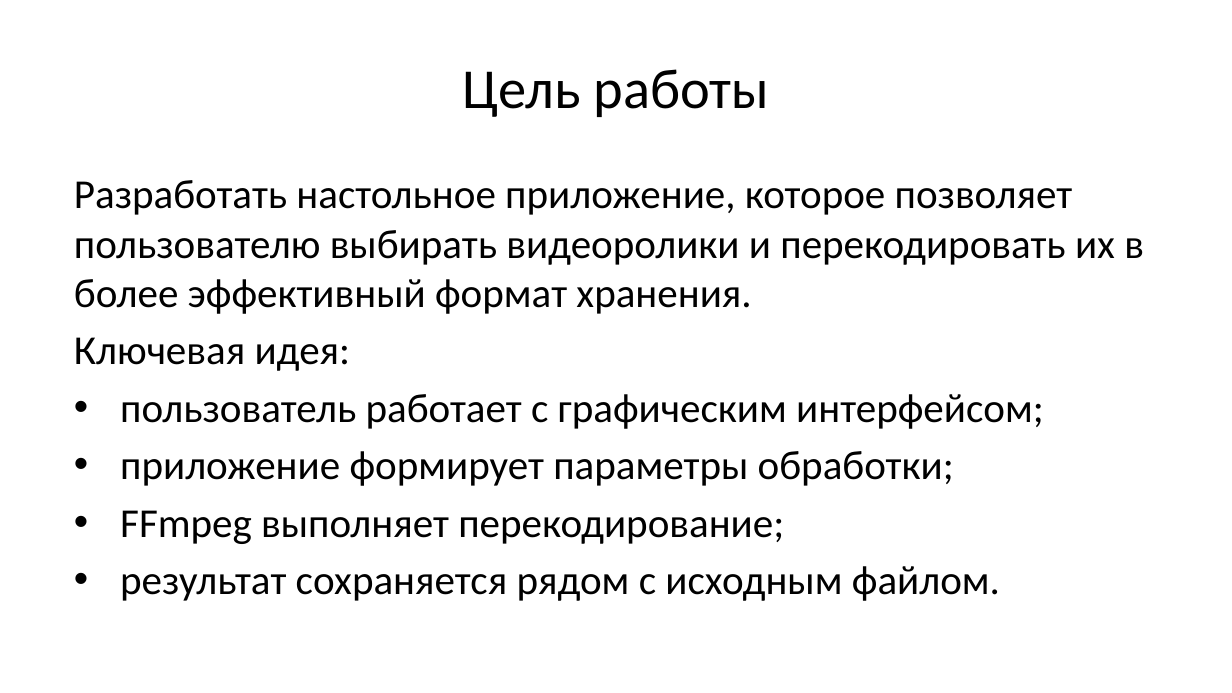
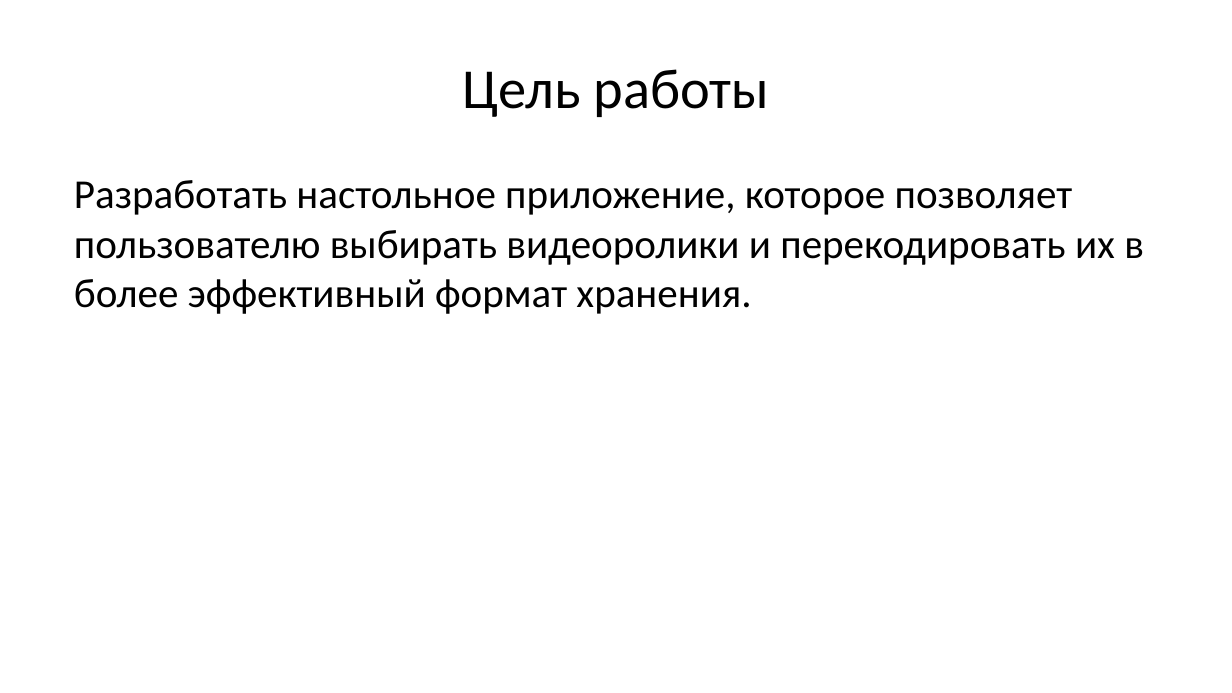
Before and after one commit to Wool5443/Study-data, a slide deck: slide 3 of Programming/Project/presentation/floppy-defense.odp. Drawn at 1232x693 pixels with LibreOffice and Linux fonts; fonts in the diff are those of the drawing. Boxes give left, top, right and bottom in pixels: in the first picture for what was removed or moved away, otherwise in the second. Text is boxed around its words. In the diff, an @@ line names an element or a change of style, - is before the commit and + after.

```diff
--- a/Programming/Project/presentation/floppy-defense.odp
+++ b/Programming/Project/presentation/floppy-defense.odp
@@ text at [74,337,1044,601]: paragraphs removed @@
-Ключевая идея:
-• пользователь работает с графическим интерфейсом;
-• приложение формирует параметры обработки;
-• FFmpeg выполняет перекодирование;
-• результат сохраняется рядом с исходным файлом.
```
Also in this commit, not shown: 13 other slides changed, 4 slides removed, 3 other files.
